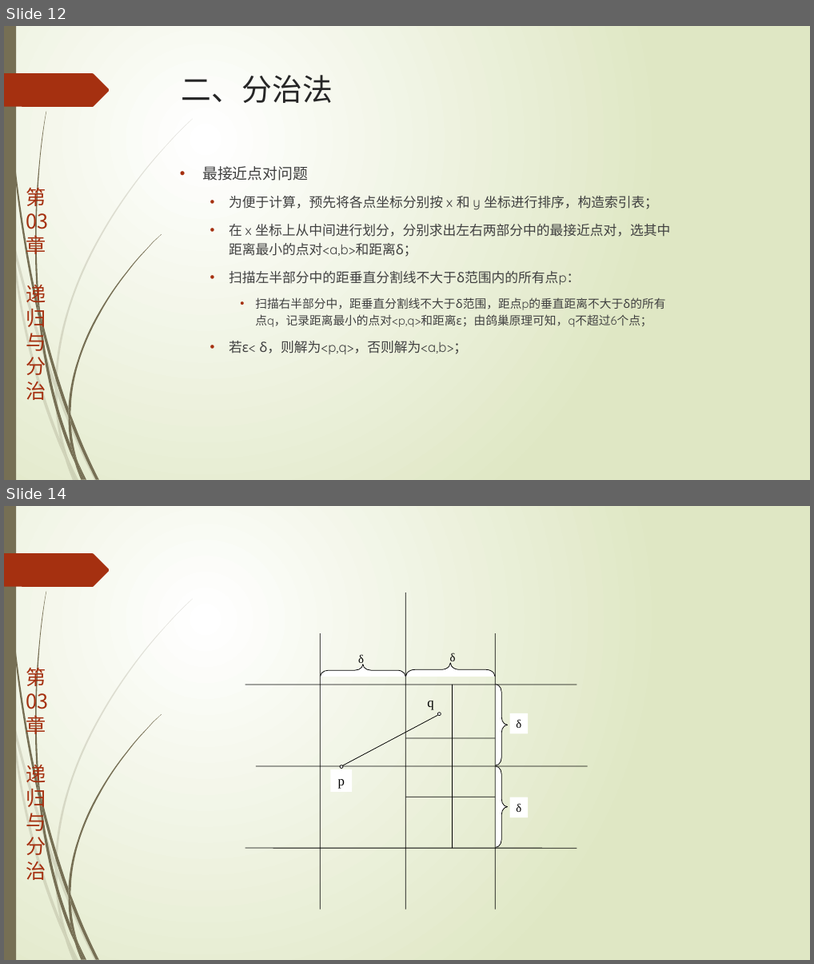
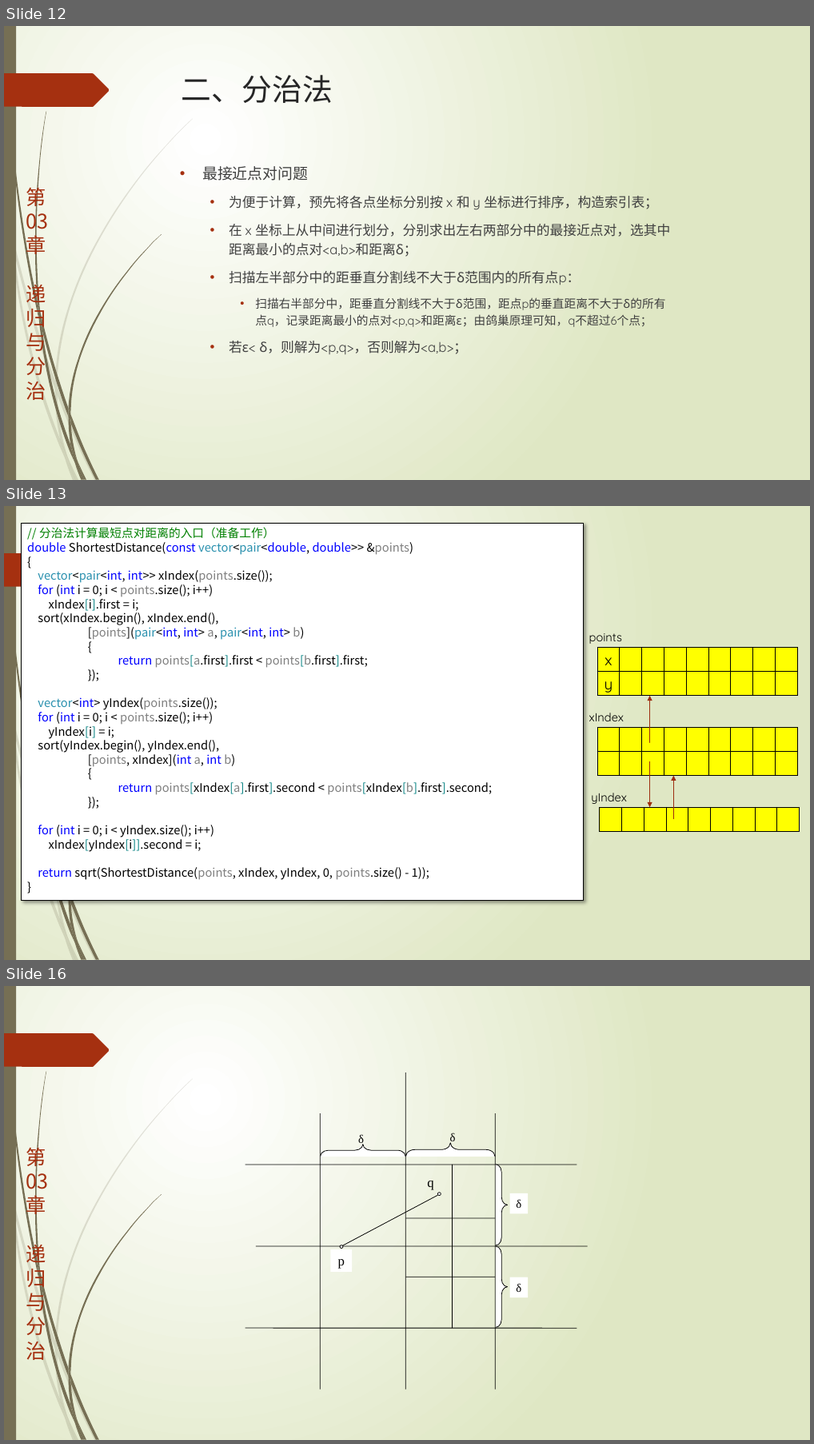
Before and after one commit to TeacherPeng/AlgorithmDesign, a slide deck: 教案/第03章.递归与分治.pptx. Shown one above the other, each under a label of ours: slides 12 and 14 before the commit, slides 12, 13 and 16 after it; the slides between them are not shown. The pictures are 814x964 and 814x1444 pixels, drawn with LibreOffice and Linux fonts; fonts in the diff are those of the drawing. Boxes give left, top, right and bottom in pixels: in the first picture for what was removed or moved away, otherwise in the second. Text is boxed around its words. In the diff, an @@ line names an element or a change of style, - is before the commit and + after.

Commit message:
更新最近点对问题的代码和教案

```diff
--- a/教案/第03章.递归与分治.pptx
+++ b/教案/第03章.递归与分治.pptx
@@ slide 13 added at [4, 506, 810, 960], background gradient #FFFFFF to #DFE8C4; not listed: 19 template elements that a slide beside it also shows @@
@@ rectangle added at [22, 524, 583, 900], fill #FFFFFF, outline #000000 1.25 pt, 14 pt, text #000000 @@
+// 分治法计算最短点对距离的入口（准备工作）
+double ShortestDistance(const vector<pair<double, double>> &points)
+{
+vector<pair<int, int>> xIndex(points.size());
+for (int i = 0; i < points.size(); i++)
+xIndex[i].first = i;
+sort(xIndex.begin(), xIndex.end(),
+[points](pair<int, int> a, pair<int, int> b)
+{
+return points[a.first].first < points[b.first].first;
+});
+vector<int> yIndex(points.size());
+for (int i = 0; i < points.size(); i++)
+yIndex[i] = i;
+sort(yIndex.begin(), yIndex.end(),
+[points, xIndex](int a, int b)
+{
+return points[xIndex[a].first].second < points[xIndex[b].first].second;
+});
+for (int i = 0; i < yIndex.size(); i++)
+xIndex[yIndex[i]].second = i;
+return sqrt(ShortestDistance(points, xIndex, yIndex, 0, points.size() - 1));
+}
@@ text added at [590, 633, 622, 644], 14 pt, text #000000 @@
+points
@@ table added at [598, 647, 799, 696], 2 rows, 9 columns @@
+x |  |  |  |  |  |  |  | 
+y |  |  |  |  |  |  |  | 
@@ arrow added from (650, 743) to (650, 696), #9E2E0F 0.75 pt @@
@@ text added at [590, 712, 624, 721], 14 pt, text #000000 @@
+xIndex
@@ table added at [598, 727, 799, 776], 2 rows, 9 columns @@
+ |  |  |  |  |  |  |  | 
+ |  |  |  |  |  |  |  | 
@@ arrow added from (650, 761) to (650, 808), #9E2E0F 0.75 pt @@
@@ text added at [591, 792, 627, 804], 14 pt, text #000000 @@
+yIndex
@@ arrow added from (674, 819) to (674, 776), #9E2E0F 0.75 pt @@
@@ table added at [600, 808, 802, 832], 1 rows, 9 columns @@
+ |  |  |  |  |  |  |  | 
@@ what was slide 14 is now slide 16 @@
```
Also in this commit, not shown: 2 other slides added, 1 slide removed, 2 other files.
